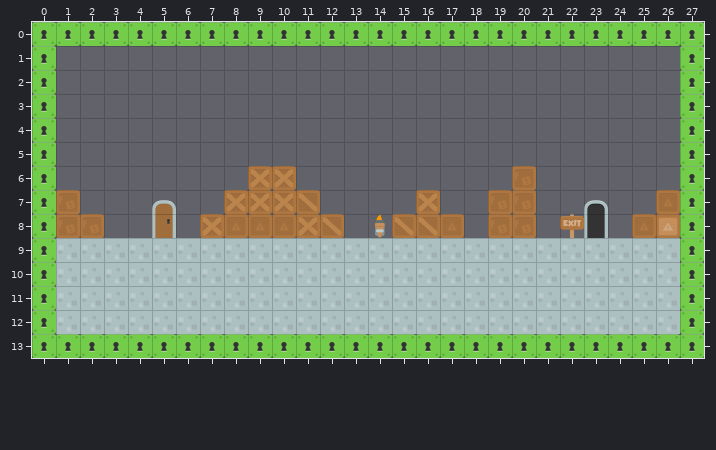
Tiled map: Final/misc/FinalMap_Store.tmx. That is the earlier state.
Cells are 70x70 px. Shown: x 0..27, y 0..13. The old version is drawn lined up with the new one.
Once edited:
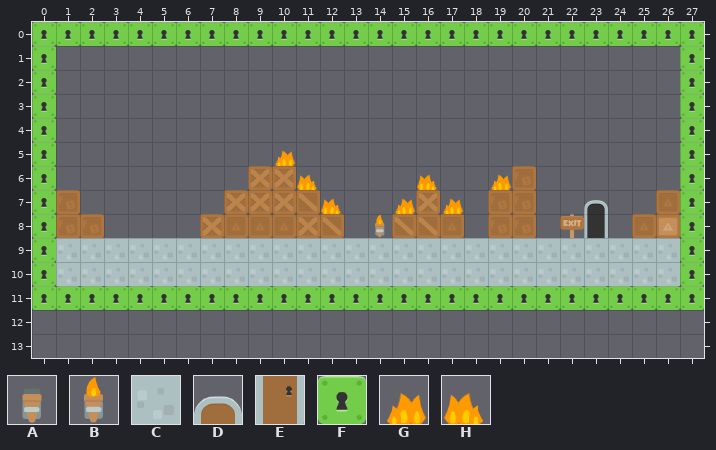
Key: from "tiles_spritesheet_plus": A 15, B 29, C 63, D 79, E 93, F 113, G 138, H 139.
_ is an empty cell, . an unchanged one.
Tiles of an added or newly shown layer are drawn over the layers below it.
Difference:
map size 28x14 -> 28x12 cells
--- layer "Tile Layer 1" (removed)
@@ x 14..14 @@
- 8 B
+ 8 _
@@ x 0..27 @@
-11 .CCCCCCCCCCCCCCCCCCCCCCCCCC.
-12 FCCCCCCCCCCCCCCCCCCCCCCCCCCF
-13 FFFFFFFFFFFFFFFFFFFFFFFFFFFF
+11 .__________________________.
+12 ____________________________
+13 ____________________________
--- layer "Tile Layer 3" (removed)
@@ x 5..14 @@
- 7 D.........
- 8 E........A
+ 7 _.........
+ 8 _........_
--- layer "base" (added)
@@ x 10..19 @@
- 5 _.........
- 6 ._...._.._
- 7 .._.._._..
- 8 ...._.....
+ 5 G.........
+ 6 .H....H..G
+ 7 ..H..G.G..
+ 8 ....B.....
@@ x 1..26 @@
-11 __________________________
+11 FFFFFFFFFFFFFFFFFFFFFFFFFF
Changed places in both pictures, as pixel boxes (x1, y1, x2, y2):
added: (275, 150, 341, 214)
changed: (375, 174, 463, 238)
added: (491, 174, 511, 190)
removed: (152, 200, 176, 238)
changed: (32, 286, 704, 358)
